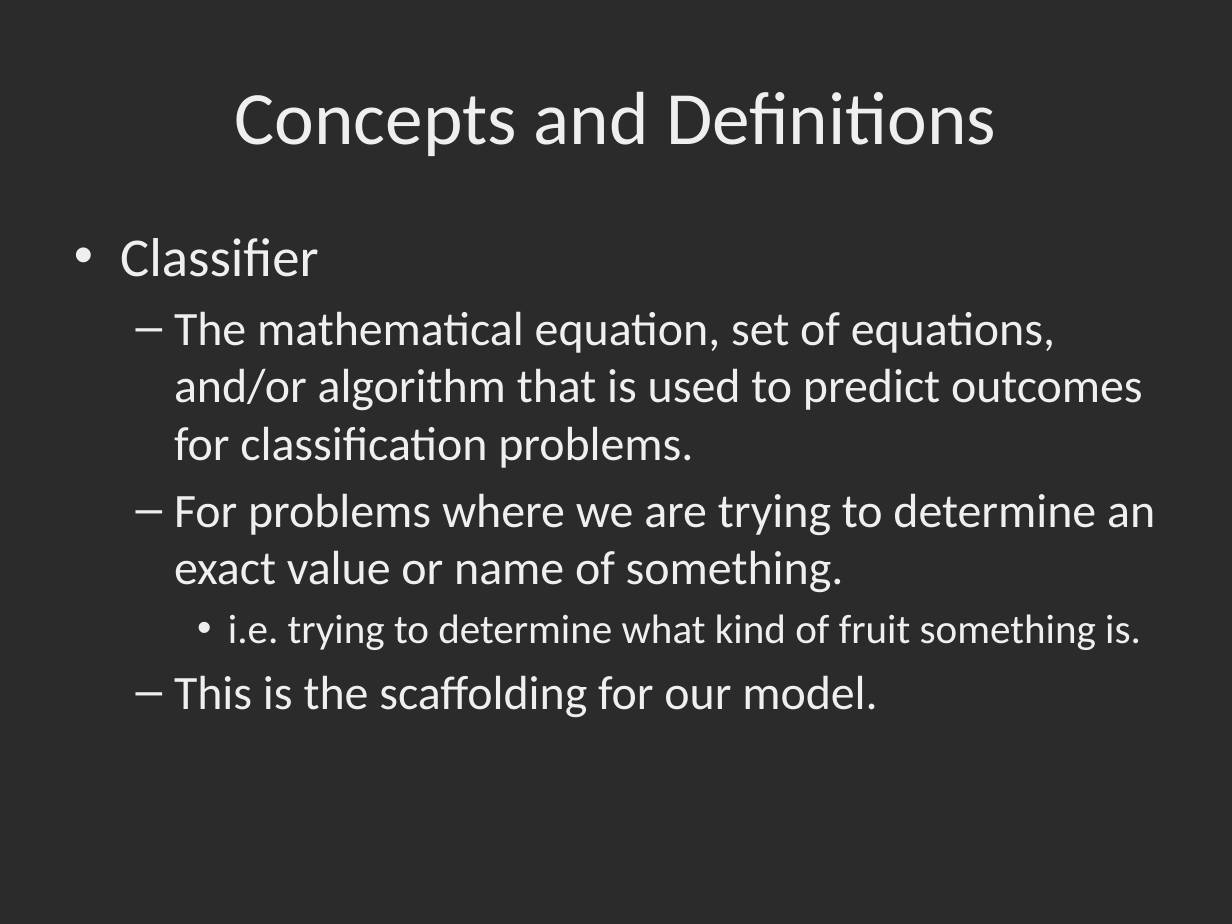
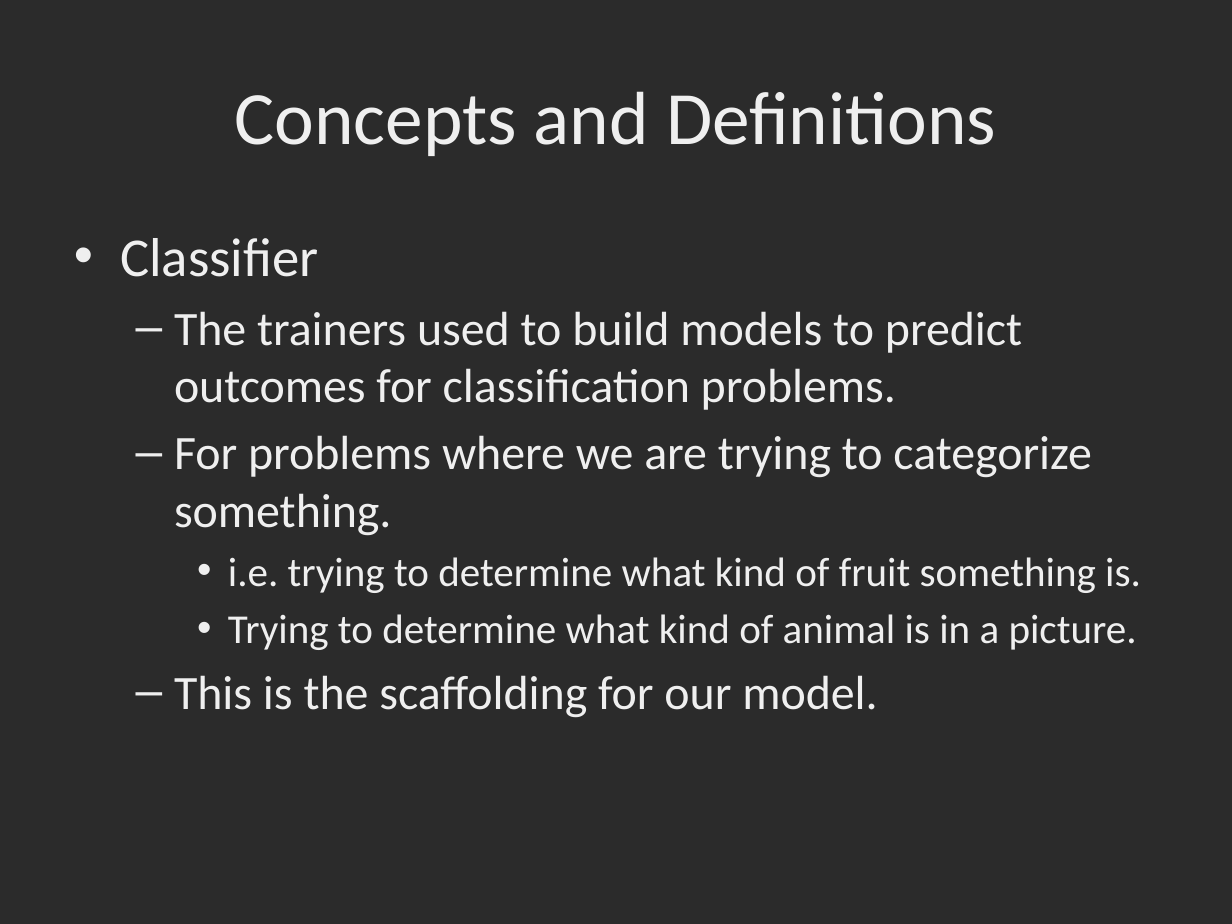
Before and after one commit to dbowmans46/PracticalProgramming, a slide deck: slide 6 of Session 7 - Python/Instructional Material/Session 7 - Python Brief Intro to Machine Learning with Scikit Learn.pptx. Drawn at 1232x924 pixels with LibreOffice and Linux fonts; fonts in the diff are those of the drawing; background and template pictures are left out; a plain dark background stands for a picture behind light text. Boxes give left, top, right and bottom in pixels: in the first picture for what was removed or moved away, otherwise in the second. Text is boxed around its words. In the diff, an @@ line names an element or a change of style, - is before the commit and + after.

Commit message:
Added more classifier slides and in-class exercises.  Added more classifier code examples.

```diff
--- a/Session 7 - Python/Instructional Material/Session 7 - Python Brief Intro to Machine Learning with Scikit Learn.pptx
+++ b/Session 7 - Python/Instructional Material/Session 7 - Python Brief Intro to Machine Learning with Scikit Learn.pptx
@@ text at (x1=174, y1=311, x2=1091, y2=536): text changed @@
-  – The mathematical equation, set of equations, and/or algorithm that is used to predict outcomes for classification problems.
-  – For problems where we are trying to determine an exact value or name of something.
+  – The trainers used to build models to predict outcomes for classification problems.
+  – For problems where we are trying to categorize something.
@@ text at (x1=228, y1=614, x2=1137, y2=650): paragraph added @@
+    • Trying to determine what kind of animal is in a picture.
```
Also in this commit, not shown: 16 other slides changed, 12 slides added, 1 other file.
